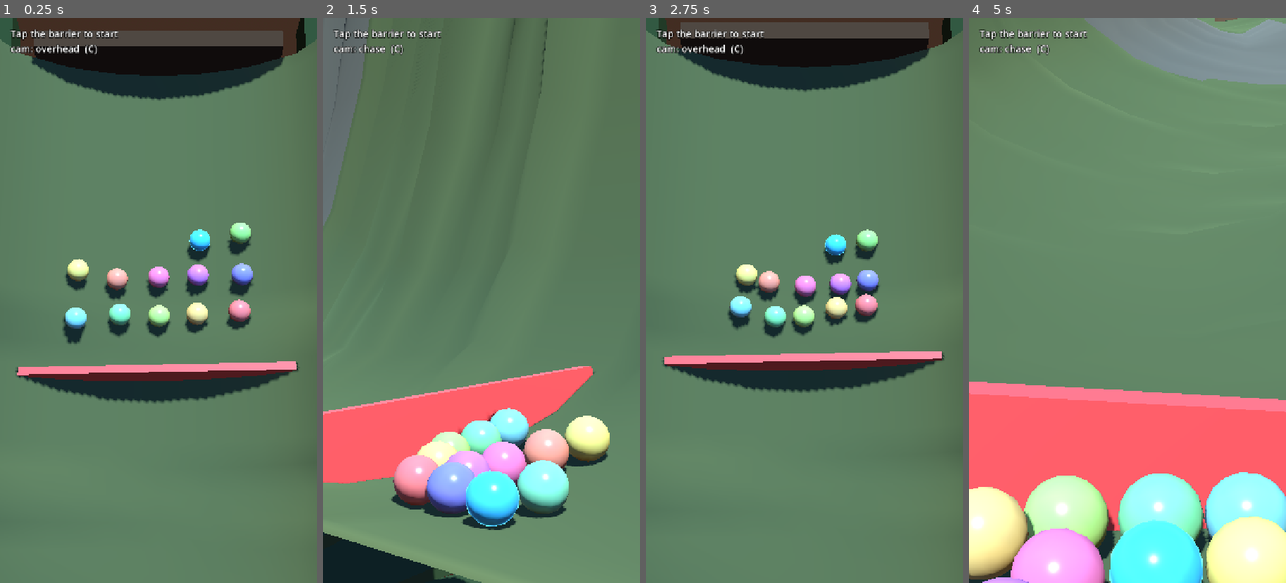
Above: before the commit, frames 1-4 (left to right).
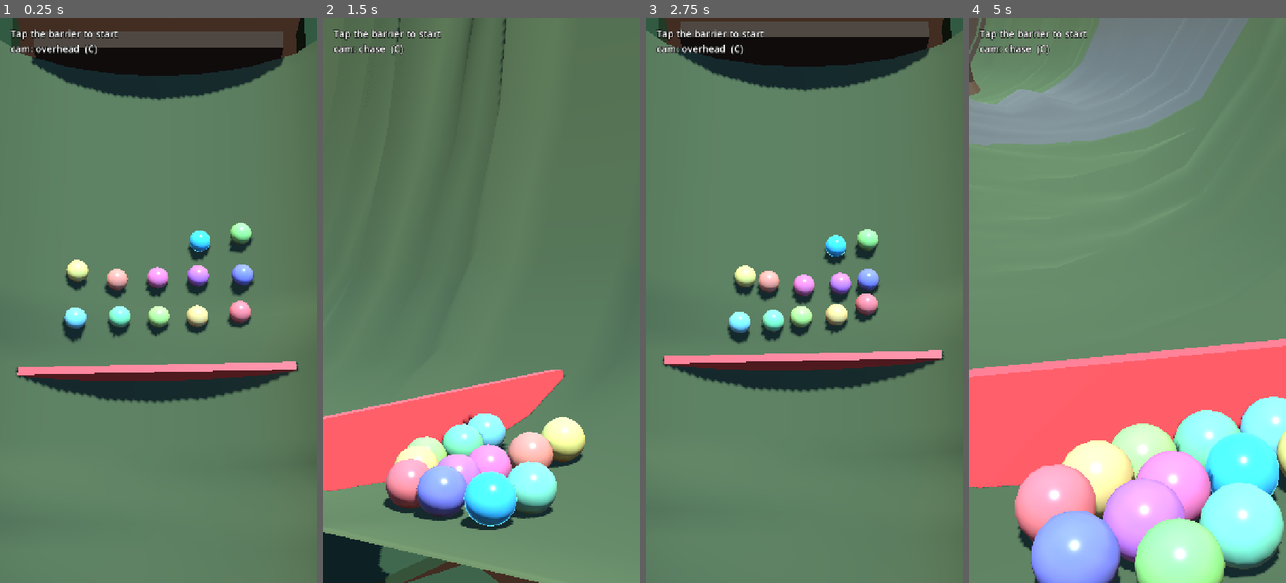
Above: after the commit, the same moments.

Repository: Arjan-N/marble-jumble
Game: Godot game, scene res://scenes/main.tscn
Same seed, same stepped clock (60 frames per second), same inputs: the game is played once before the commit and once after it.
Inputs (mouse positions are in pixels of both pictures, inside the frame that each line leads up to):
- Up to frame 1 (0.25 s): no input
- Up to frame 2 (1.5 s): tap Enter at 0.5 s; move the mouse to (551, 272) at 0.52 s; tap R at 0.6 s; click (551, 272) at 0.67 s; move the mouse to (418, 328) at 1.27 s; tap C at 1.35 s; click (418, 328) at 1.42 s
- Up to frame 3 (2.75 s): move the mouse to (836, 176) at 2.02 s; tap R at 2.1 s; click (836, 176) at 2.17 s
- Up to frame 4 (5 s): move the mouse to (1111, 413) at 2.77 s; tap C at 2.85, 4.35 s; click (1111, 413) at 2.92 s; move the mouse to (1222, 385) at 3.52 s; tap R at 3.6 s; click (1222, 385) at 3.67 s; move the mouse to (1032, 215) at 4.27 s; click (1032, 215) at 4.42 s

The runs differ from the first frame. In frame 1, 1.2% of the frame differs, in the area x 0-100%, y 2-65%; in frame 2, 13%; in frame 3, 2.4%; in frame 4, 44%, in the area x 0-100%, y 0-100%.

Commit message:
Fix marbles tunnelling through the kicker landing at 60Hz
A fast marble's per-step travel could clear the single-sided landing
mesh in one physics step despite continuous_cd, falling through to
elimination. Raising physics_ticks_per_second to 120 resolves landings
finely enough to catch it without rescaling race pacing (gravity and
velocity stay in real units).

Now that landings actually register instead of mostly tunnelling,
bounce=0.3 reads as a ball bouncing down the course rather than a
marble settling into a roll. Lowered to 0.06.

Diff:
--- a/project.godot
+++ b/project.godot
@@ -34,6 +34,15 @@
 ; the pacing table in README.md. Listed as open tuning by DECISIONS.md.
 3d/default_gravity=30.0
 
+; A marble landing from the jump falls a full KICKER_RISE below the lip before
+; it meets the floor again (orbital_course.gd _kicker_lift), and that floor is
+; a single-sided, zero-thickness ConcavePolygonShape3D. At the default 60
+; ticks/second, a fast marble's per-step travel can clear the mesh in one step
+; despite continuous_cd, and it falls through to elimination. Raising the tick
+; rate only makes physics resolve more finely per second of real time — gravity
+; and velocity are already in real units, so this does not rescale race pacing.
+common/physics_ticks_per_second=120
+
 [rendering]
 
 renderer/rendering_method="gl_compatibility"
--- a/scripts/simulation/marble_tuning.gd
+++ b/scripts/simulation/marble_tuning.gd
@@ -15,7 +15,13 @@
 @export var radius: float = 0.45
 @export var mass: float = 1.0
 @export var friction: float = 0.4
-@export var bounce: float = 0.3
+## Was 0.3. That value only ever showed up as a faint wall-clip, because the
+## marble mostly tunnelled through hard landings (the jump) instead of actually
+## contacting them at the old 60Hz physics rate. Now that landings resolve
+## properly, 0.3 reads as a ball bouncing down the course rather than a marble
+## settling into a roll — lowered to keep a landing looking like an impact
+## without a bounce chain following it.
+@export var bounce: float = 0.06
 ## Damping is the single most sensitive value here. Angular damping opposes
 ## rolling directly, so small increases cost a lot of speed: at 0.1 the field
 ## plateaued near 3 m/s and the run overshot the 20-30s target several times
